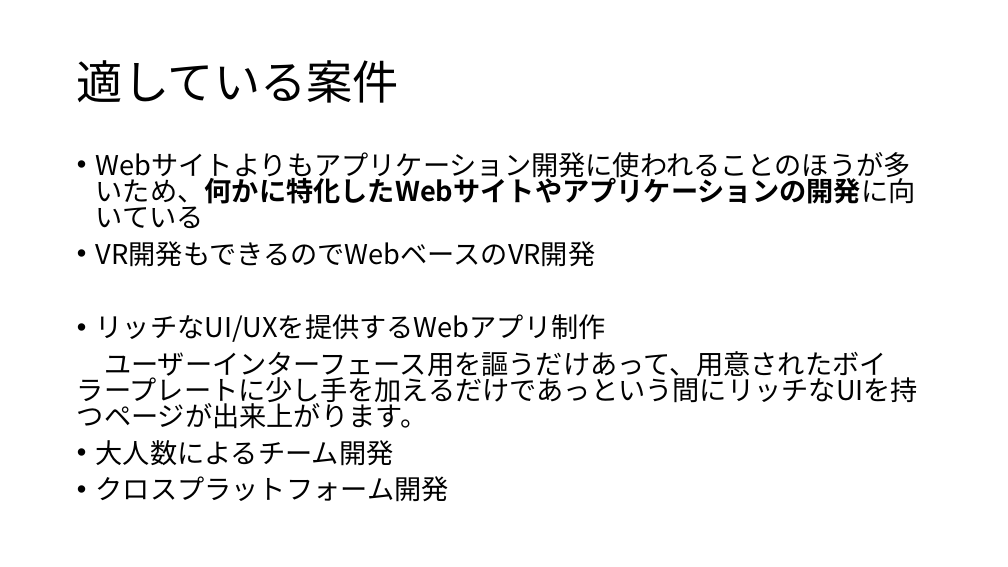
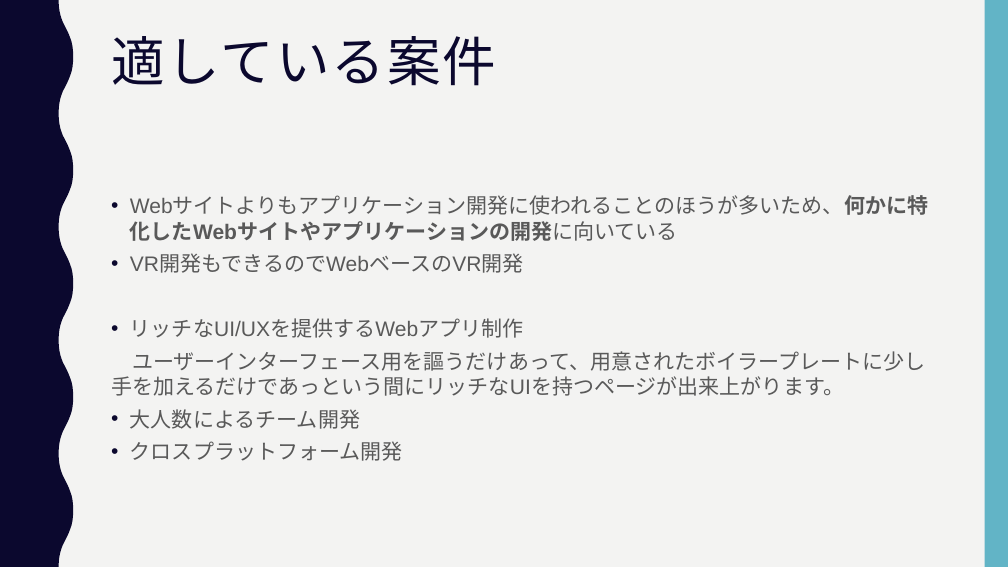
Before and after one commit to yo0o0oy/prac-program, a slide deck: slide 6 of javascript/react/mbo/summary.pptx. Drawn at 1008x567 pixels with LibreOffice and Linux fonts; fonts in the diff are those of the drawing. Boxes give left, top, right and bottom in pixels: in the first picture for what was removed or moved away, otherwise in the second. Text is boxed around its words. In the diff, an @@ line names an element or a change of style, - is before the commit and + after.

```diff
--- a/javascript/react/mbo/summary.pptx
+++ b/javascript/react/mbo/summary.pptx
@@ background #FFFFFF to #F3F3F2 @@
@@ freeform shape added at [0,0,73,567], fill #0B082E @@
@@ rectangle added at [985,0,1008,567], fill #62B4C6 @@
@@ title "適している案件": place and size @@
-title "適している案件" at [77,60,399,103]
+title "適している案件" at [111,36,496,86]
@@ title "適している案件" at [111,36,496,86]: size 44 to 51 pt, font Noto Sans CJK JP to Roboto Condensed, text colour #000000 to #0B082E, letter spacing 0 to 2 pt; vertical alignment middle to top @@
@@ text "Webサイトよりもアプリケーション開発に使われることのほうが多いため、何かに特化したWebサイトやアプリケーションの開発 ...": place and size @@
-text "Webサイトよりもアプリケーション開発に使われることのほうが多いため、何かに特化したWebサイトやアプリケーションの開発 ..." at [77,173,918,502]
+text "Webサイトよりもアプリケーション開発に使われることのほうが多いため、何かに特化したWebサイトやアプリケーションの開発 ..." at [111,197,928,461]
@@ text "Webサイトよりもアプリケーション開発に使われることのほうが多いため、何かに特化したWebサイトやアプリケーションの開発 ..." at [111,197,928,461]: size 25.9 to 20 pt, font Noto Sans CJK JP to Arial, text colour #000000 to #595959; line spacing 0.8 to 1; less space between paragraphs @@
```
Also in this commit, not shown: 4 other slides changed, 2 slides added, 1 slide removed.
